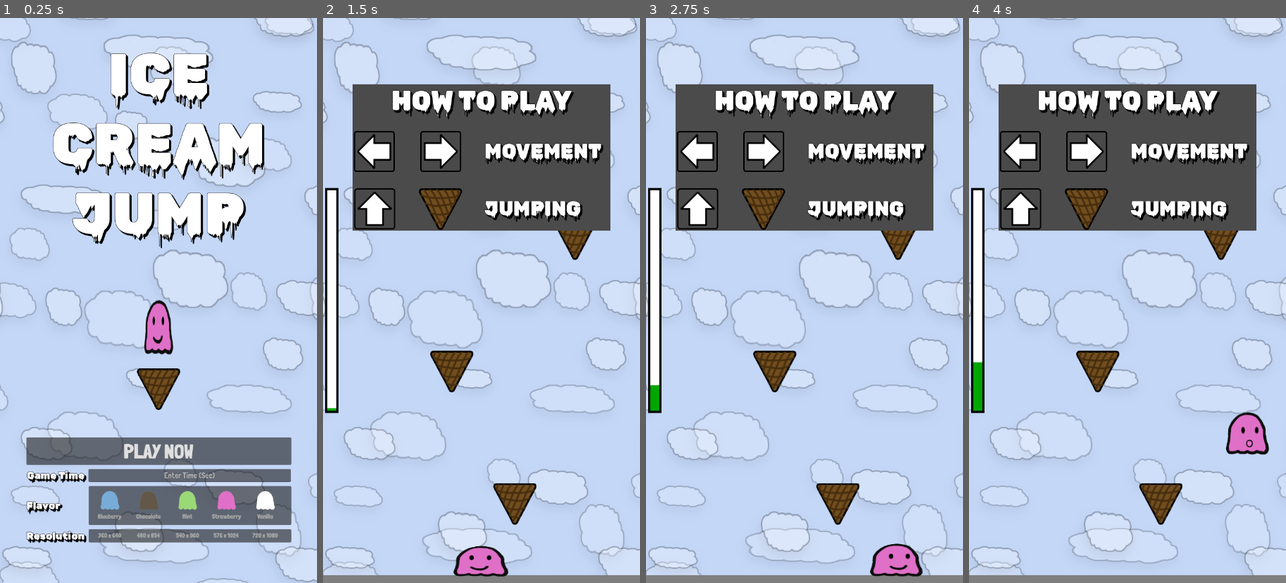
Above: before the commit, frames 1-4 (left to right).
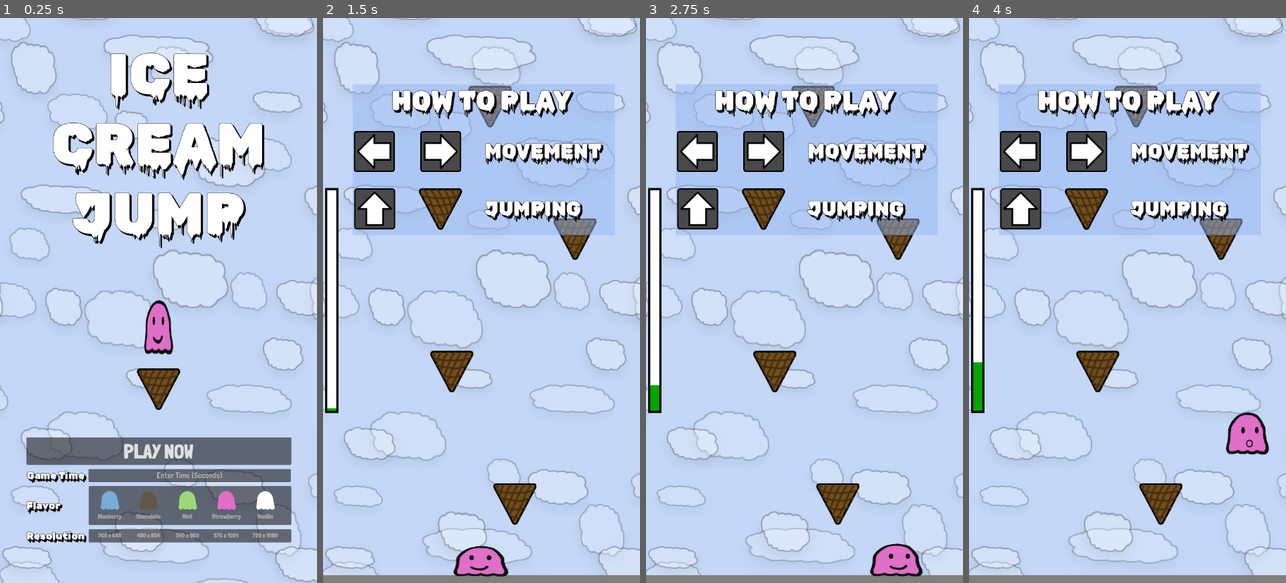
Above: after the commit, the same moments.

Repository: bsu-cs315/E2-hovell
Game: Godot game, scene res://title/title.tscn
The game is run twice, just before and just after one commit, with the same random seed, the same clock (stepped at 60 frames per second) and the same inputs.
Inputs (mouse positions are in pixels of both pictures, inside the frame that each line leads up to):
- Up to frame 1 (0.25 s): no input
- Up to frame 2 (1.5 s): click (513, 475) at 0.52 s; type "12" at 0.6 s; click "PLAY NOW" at 1.25 s
- Up to frame 3 (2.75 s): hold D (move_right) from 2.03 s (still down); tap W (jump) at 2.27 s
- Up to frame 4 (4 s): release D (move_right) at 2.78 s; hold A (move_left) 2.78-3.53 s; tap W (jump) at 3.02 s; hold D (move_right) from 3.53 s (still down)

The runs differ from the first frame. In frame 1, 0.1% of the frame differs, in the area x 49-70%, y 80-82%; in frame 2, 14%, in the area x 9-92%, y 11-39%; in frame 3, 14%; in frame 4, 14%.

Commit message:
Remove play and restart sound in favor of one menu select sound

Diff:
--- a/project/audio_controller/audio_controller.gd
+++ b/project/audio_controller/audio_controller.gd
@@ -1,6 +1,6 @@
 extends Node
 
-@onready var _sounds : Array = [$Flavor, $Jump, $Land, $Play, $Restart]
+@onready var _sounds : Array = [$Select, $Jump, $Land]
 
 func play_sound(index : int) -> void:
 	_sounds[index].play()
--- a/project/audio_controller/audio_controller.tscn
+++ b/project/audio_controller/audio_controller.tscn
@@ -1,12 +1,10 @@
-[gd_scene load_steps=8 format=3 uid="uid://cki8ynbyicm4r"]
+[gd_scene load_steps=6 format=3 uid="uid://cki8ynbyicm4r"]
 
 [ext_resource type="Script" path="res://audio_controller/audio_controller.gd" id="1_xl4wy"]
 [ext_resource type="AudioStream" uid="uid://cjya3vb67edxa" path="res://audio_controller/music_loop.ogg" id="2_ufe51"]
 [ext_resource type="AudioStream" uid="uid://d12mog8xa54hn" path="res://audio_controller/sound_flavor.wav" id="3_3w16v"]
 [ext_resource type="AudioStream" uid="uid://oqio1o4bu61a" path="res://audio_controller/sound_jump.wav" id="4_v3cmw"]
 [ext_resource type="AudioStream" uid="uid://c2fdtc1yrn7ao" path="res://audio_controller/sound_land.wav" id="5_6qsb0"]
-[ext_resource type="AudioStream" uid="uid://dx163xeenhjv6" path="res://audio_controller/sound_play.wav" id="6_7otph"]
-[ext_resource type="AudioStream" uid="uid://d1hrgbud4tm3r" path="res://audio_controller/sound_restart.wav" id="7_t57r5"]
 
 [node name="AudioController" type="Node"]
 script = ExtResource("1_xl4wy")
@@ -16,7 +14,7 @@
 autoplay = true
 parameters/looping = true
 
-[node name="Flavor" type="AudioStreamPlayer" parent="."]
+[node name="Select" type="AudioStreamPlayer" parent="."]
 stream = ExtResource("3_3w16v")
 
 [node name="Jump" type="AudioStreamPlayer" parent="."]
@@ -26,9 +24,3 @@
 [node name="Land" type="AudioStreamPlayer" parent="."]
 stream = ExtResource("5_6qsb0")
 volume_db = -0.5
-
-[node name="Play" type="AudioStreamPlayer" parent="."]
-stream = ExtResource("6_7otph")
-
-[node name="Restart" type="AudioStreamPlayer" parent="."]
-stream = ExtResource("7_t57r5")
--- a/project/hud/hud.gd
+++ b/project/hud/hud.gd
@@ -10,7 +10,7 @@
 
 func _ready() -> void:
 	_end_container.hide()
-	_background.size = _tutorial_container.size
+	_background.size = _tutorial_container.size + Vector2(10, 10)
 	_background.position = _tutorial_container.position
 	_win_particle_object.emitting = false
 
@@ -52,10 +52,10 @@
 
 
 func _on_restart_button_pressed() -> void:
-	AudioController.play_sound(4)
+	AudioController.play_sound(0)
 	get_tree().reload_current_scene()
 
 
 func _on_exit_button_pressed() -> void:
-	AudioController.play_sound(3)
+	AudioController.play_sound(0)
 	get_tree().change_scene_to_file("res://title/title.tscn")
--- a/project/hud/hud.tscn
+++ b/project/hud/hud.tscn
@@ -42,7 +42,7 @@
 layout_mode = 0
 offset_right = 40.0
 offset_bottom = 40.0
-color = Color(0.29219, 0.29219, 0.29219, 1)
+color = Color(0.585472, 0.716546, 0.939883, 0.498039)
 
 [node name="Tutorial" type="VBoxContainer" parent="."]
 z_index = 20
--- a/project/title/title.gd
+++ b/project/title/title.gd
@@ -21,12 +21,13 @@
 
 
 func _on_play_button_pressed() -> void:
-	AudioController.play_sound(3)
+	AudioController.play_sound(0)
 	get_tree().change_scene_to_file("res://level/level.tscn")
 
 
 func _on_time_input_text_changed(new_text: String) -> void:
 	if new_text.is_valid_float():
+		AudioController.play_sound(0)
 		Level.update_game_timer(new_text.to_float())
 
 
@@ -39,6 +40,7 @@
 
 
 func _on_resolution_input_item_selected(index: int) -> void:
+	AudioController.play_sound(0)
 	if index == 0:
 		get_window().size = Vector2i(360, 640)
 	elif index == 1:
--- a/project/title/title.tscn
+++ b/project/title/title.tscn
@@ -153,7 +153,7 @@
 theme_override_constants/outline_size = 1
 theme_override_fonts/font = ExtResource("9_018ft")
 theme_override_font_sizes/font_size = 20
-placeholder_text = "Enter Time (Sec)"
+placeholder_text = "Enter Time (Seconds)"
 alignment = 1
 max_length = 3
 clear_button_enabled = true
Not shown, removed: project/audio_controller/sound_play.wav.import
Not shown, removed: project/audio_controller/sound_restart.wav.import
Not shown, removed: project/audio_controller/sound_play.wav
Not shown, removed: project/audio_controller/sound_restart.wav
